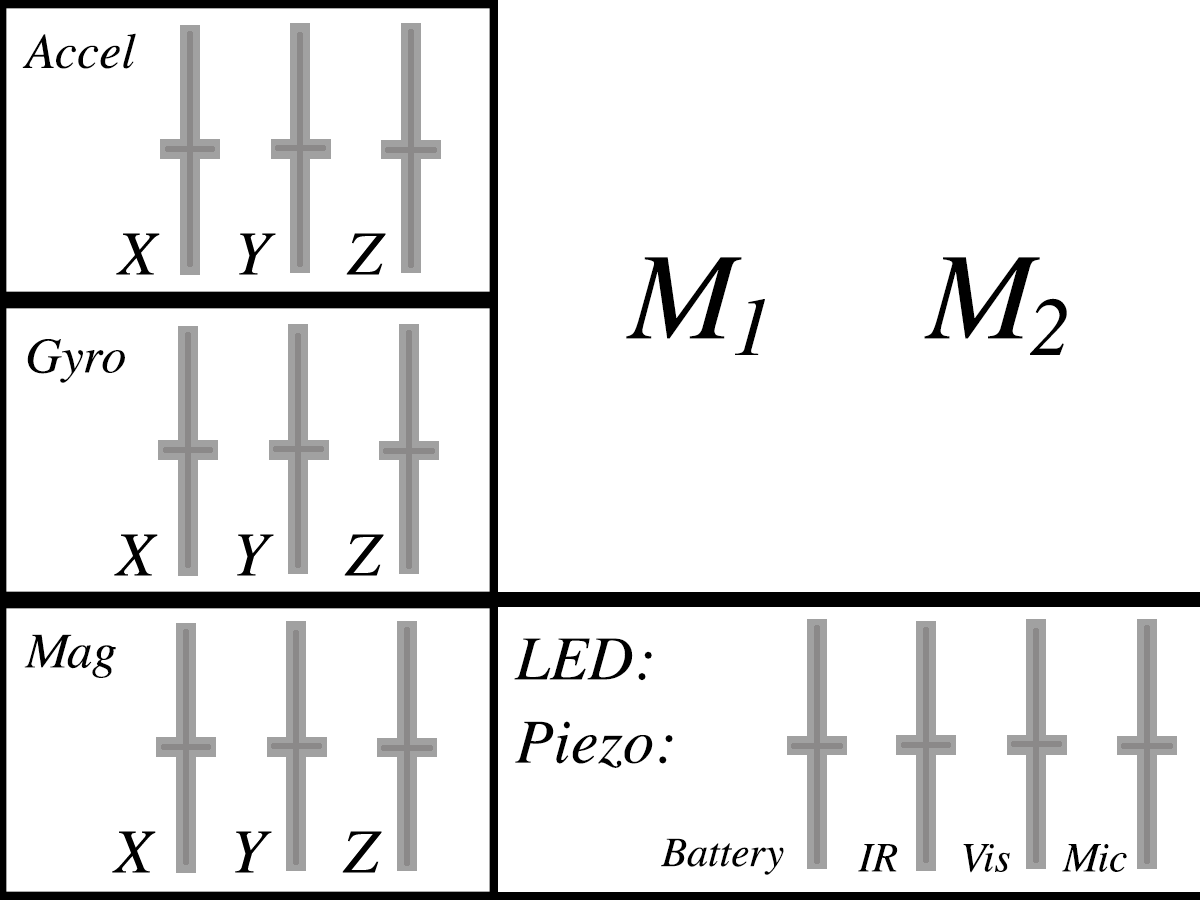
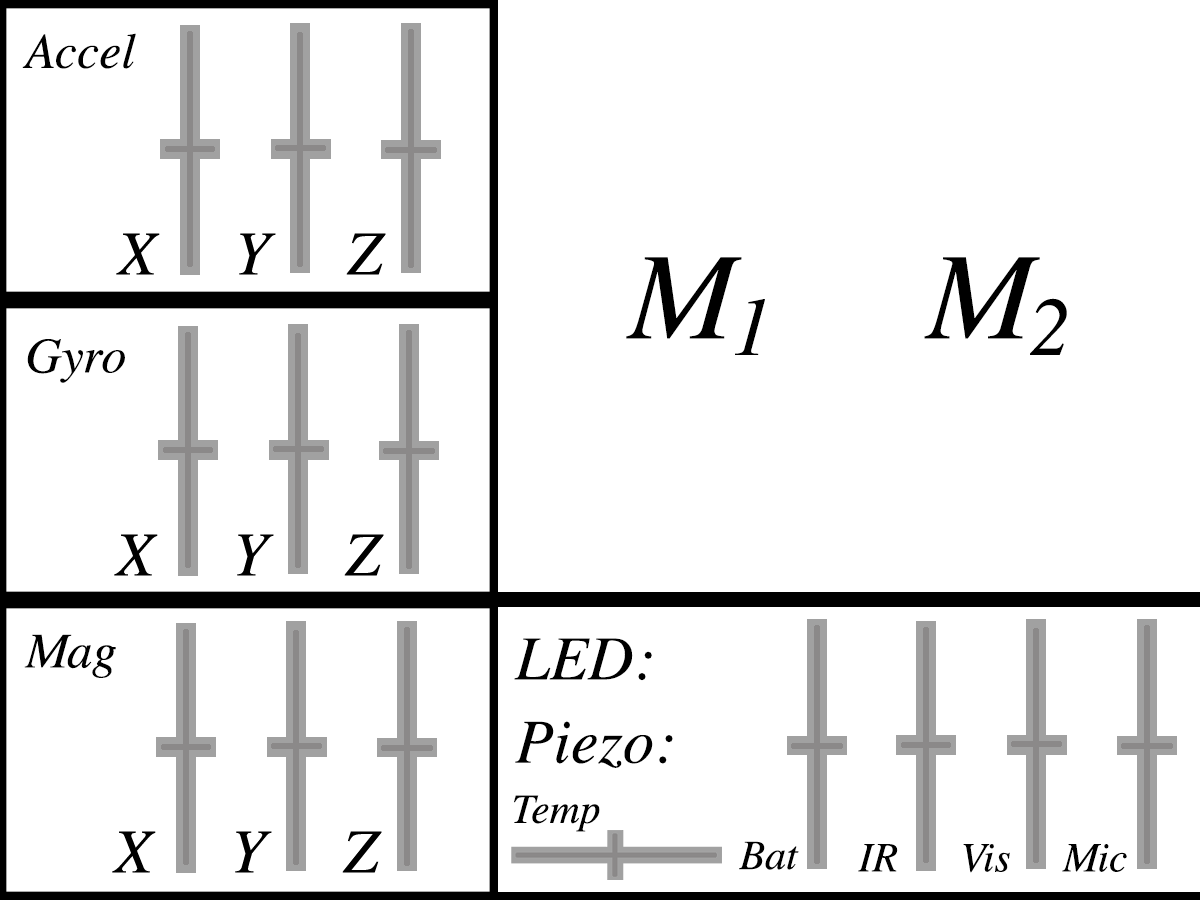
Layer changes from the first 1200px x 900px image to the second:
added layer "Temp" above "Bat" over bbox(514, 795, 600, 832)
renamed "Battery" to "Bat", painted on it over bbox(661, 838, 799, 875)
added layer "Layer 1" above "Sliders" over bbox(511, 830, 722, 880)
